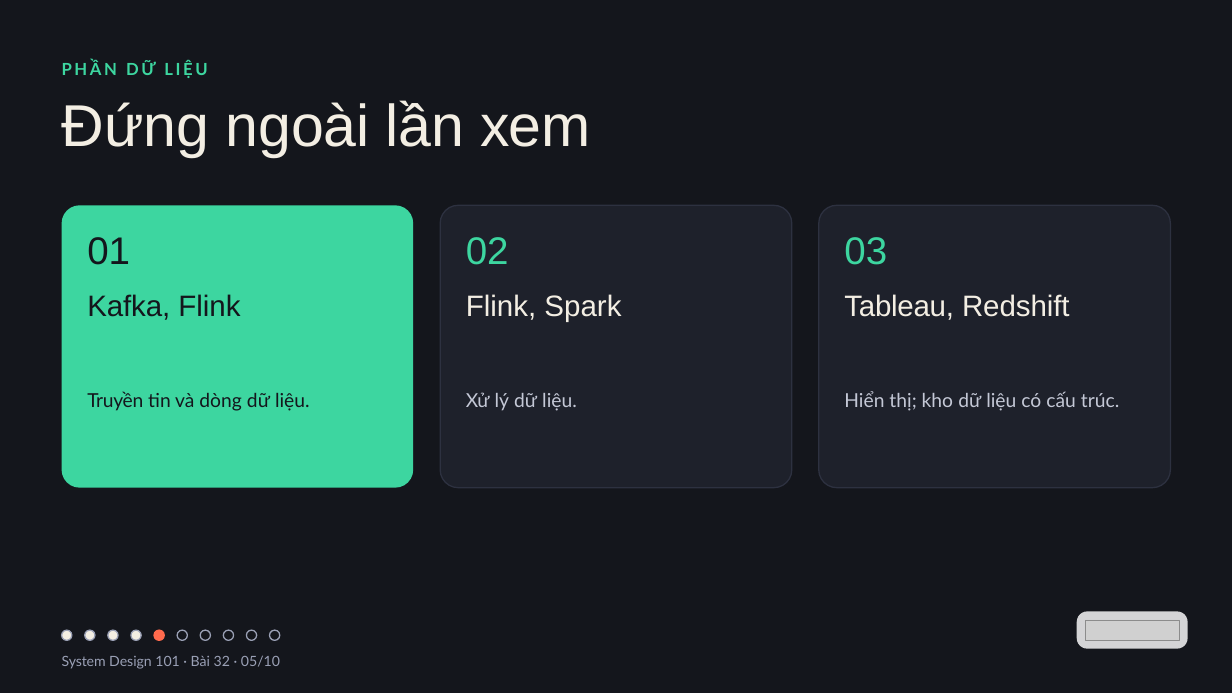
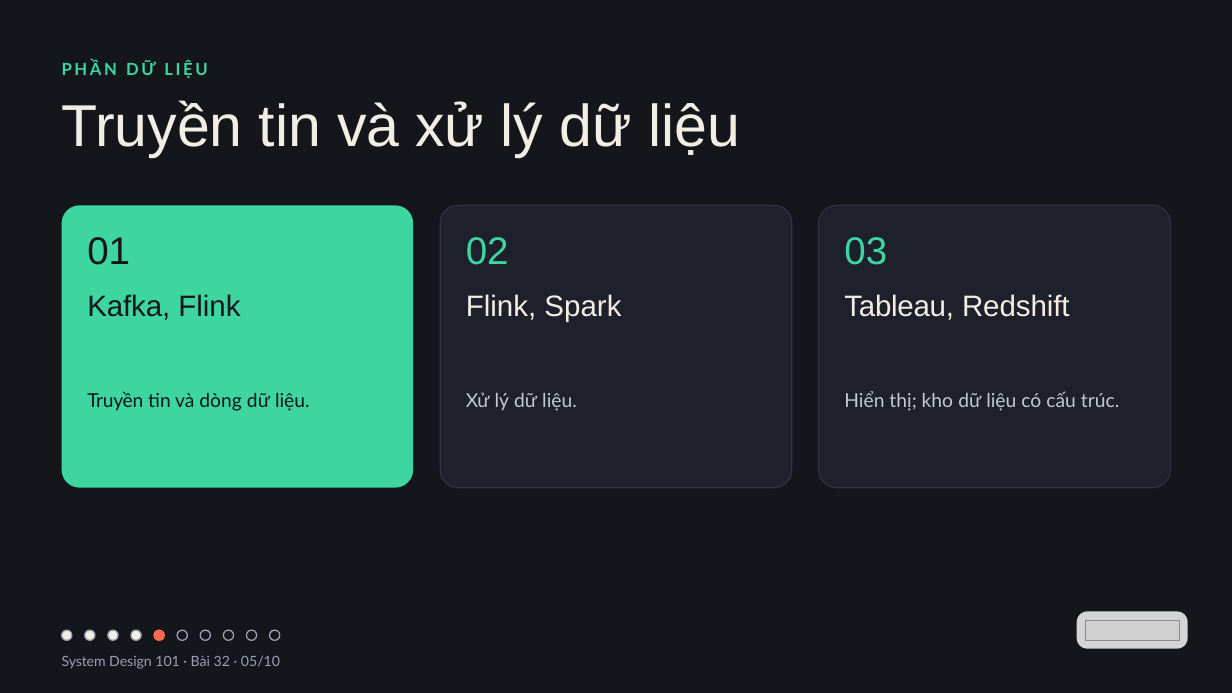
Before and after one commit to vohoailinh90/tool-marketing-studio, a slide deck: slide 5 of system-design-101/vi/lessons/sd-02-032/slides/sd-02-032.pptx. Drawn at 1232x693 pixels with LibreOffice and Linux fonts; fonts in the diff are those of the drawing; grey boxes stand for pictures. Boxes give left, top, right and bottom in pixels: in the first picture for what was removed or moved away, otherwise in the second. Text is boxed around its words. In the diff, an @@ line names an element or a change of style, - is before the commit and + after.

```diff
--- a/system-design-101/vi/lessons/sd-02-032/slides/sd-02-032.pptx
+++ b/system-design-101/vi/lessons/sd-02-032/slides/sd-02-032.pptx
@@ text at box(62, 100, 740, 157): text changed @@
-Đứng ngoài lần xem
+Truyền tin và xử lý dữ liệu
```
Also in this commit, not shown: 3 other slides changed, 10 other files.
